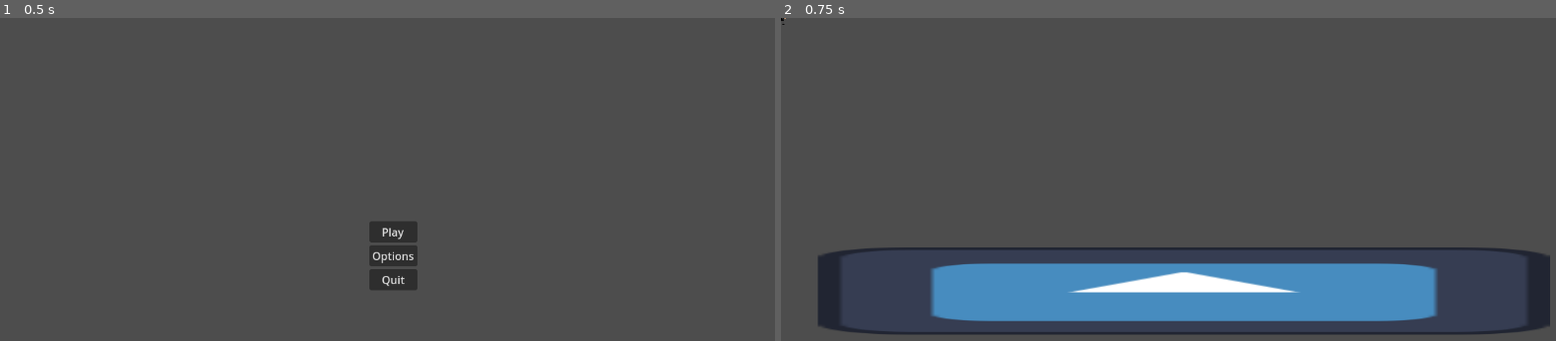
Above: before the commit, frames 1-2 (left to right).
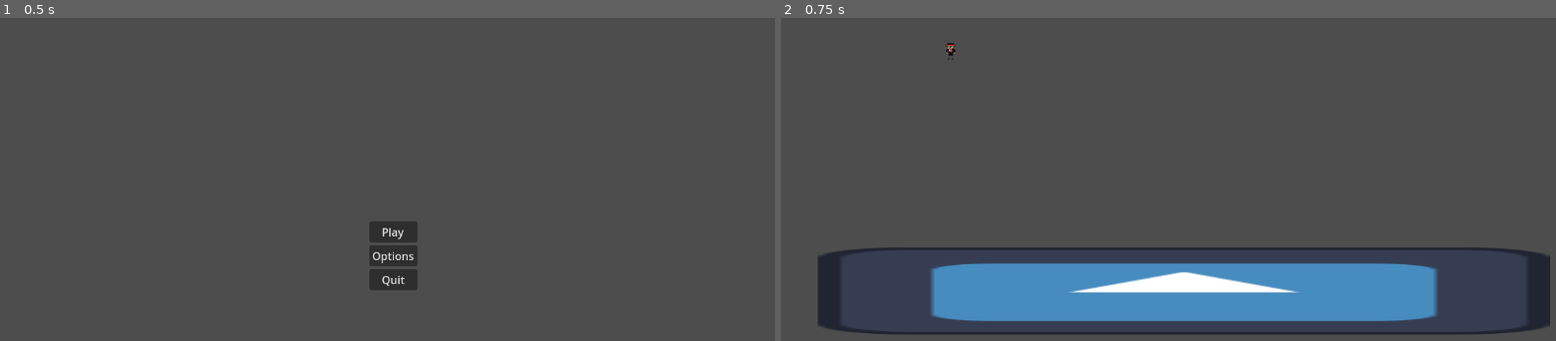
Above: after the commit, the same moments.

Repository: Aboody-123/Office_Mafia_game
Game: Godot game, scene res://Scenes/main_menu.tscn
Same seed, same stepped clock (60 frames per second), same inputs: the game is played once before the commit and once after it. The engine's default icon, where the game draws it, is replaced by a stand-in: a white triangle on a blue panel in a dark square.
Inputs:
- Up to frame 1 (0.5 s): no input
- Up to frame 2 (0.75 s): click "Play" at 0.5 s

Frame 1 is identical in both runs. In frame 2, less than 0.1% of the frame differs, in the area x 0-23%, y 0-13%.

Commit message:
Changed collision layer and mask

Diff:
--- a/Scenes/floor.tscn
+++ b/Scenes/floor.tscn
@@ -6,6 +6,8 @@
 size = Vector2(127.522, 116)
 
 [node name="floor" type="StaticBody2D"]
+collision_layer = 8
+collision_mask = 0
 
 [node name="Sprite2D" type="Sprite2D" parent="."]
 position = Vector2(590, 400)
--- a/Scenes/main.tscn
+++ b/Scenes/main.tscn
@@ -8,3 +8,4 @@
 [node name="floor" parent="." instance=ExtResource("1_bo1nx")]
 
 [node name="Player" parent="." instance=ExtResource("2_8gbba")]
+position = Vector2(248, 51)
--- a/Scenes/player.tscn
+++ b/Scenes/player.tscn
@@ -1,5 +1,6 @@
-[gd_scene load_steps=9 format=3 uid="uid://f0jeb6ps1mo2"]
+[gd_scene load_steps=10 format=3 uid="uid://f0jeb6ps1mo2"]
 
+[ext_resource type="Script" uid="uid://bb1v3rogkpxn2" path="res://Scripts/player.gd" id="1_6t5aa"]
 [ext_resource type="Texture2D" uid="uid://dx1rrqkyemio4" path="res://Assets/Main Office Worker (temp).png" id="1_cvnsp"]
 [ext_resource type="Texture2D" uid="uid://cbpacjdf51nd1" path="res://Assets/MOF_walking_idle_spirtesheet.png" id="2_6t5aa"]
 
@@ -51,6 +52,8 @@
 radius = 3.16228
 
 [node name="Player" type="CharacterBody2D"]
+collision_mask = 8
+script = ExtResource("1_6t5aa")
 
 [node name="AnimatedSprite2D" type="AnimatedSprite2D" parent="."]
 sprite_frames = SubResource("SpriteFrames_8erm5")
